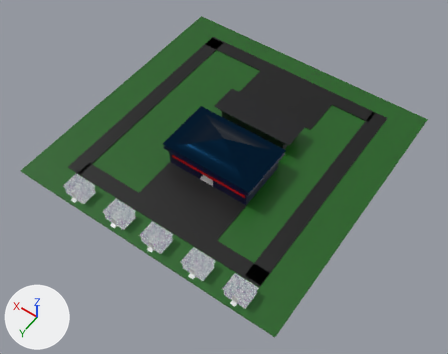
The Blender file citystart.blend: old version first, new version second.
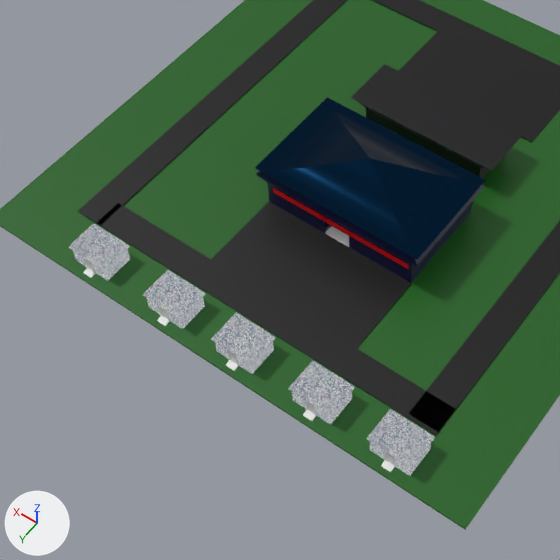
Each version appears first whole from a 50 mm lens placed at (-397.0, 577.0, 805.0), pointed at (-25.0, 55.0, -14.0), and next in a close-up on the part from 6% to 73% of the width and 15% to 100% of the height. Arrows for +X, +Y and +Z are at lower left; the lights stay in place.
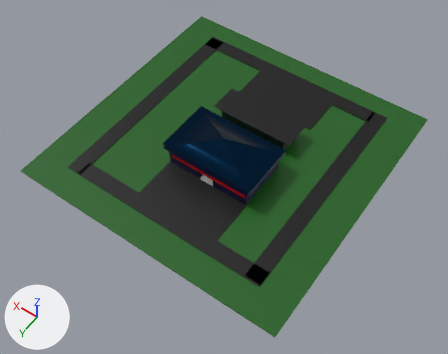
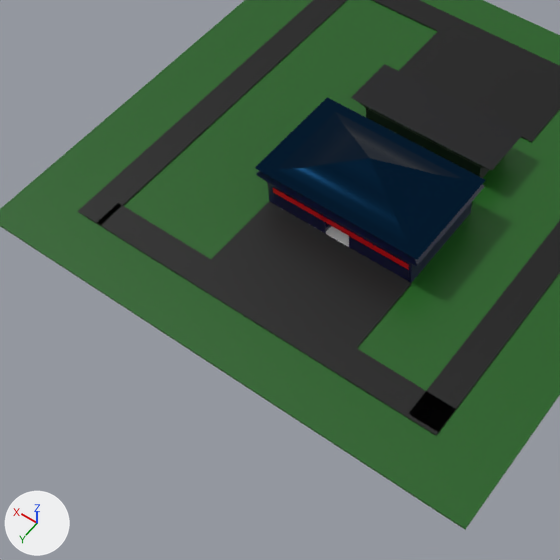
What differs and where, as boxes (x1, y1, x2, y2) in the close-ups (560 x 560 px):
'Cube.034', deleted: before (366, 409, 435, 476)
'Cube.023', deleted: before (288, 361, 355, 425)
'Cube.011', deleted: before (211, 312, 276, 374)
'Cube', deleted: before (143, 270, 206, 329)
'Cube.045', deleted: before (69, 223, 130, 281)
'Cube.042', deleted: before (381, 451, 395, 472)
'Cube.031', deleted: before (303, 401, 317, 421)
'Cube.019', deleted: before (226, 350, 239, 371)
'Cube.008', deleted: before (157, 305, 170, 326)
'Cube.053', deleted: before (84, 258, 96, 278)

The change in detail:
Object 'Cube' (ob_cube) is deleted.
Object 'Cube.008' (ob_cube_008) is deleted.
Object 'Cube.011' (ob_cube_011) is deleted.
Object 'Cube.019' (ob_cube_019) is deleted.
Object 'Cube.023' (ob_cube_023) is deleted.
Object 'Cube.031' (ob_cube_031) is deleted.
Object 'Cube.034' (ob_cube_034) is deleted.
Object 'Cube.042' (ob_cube_042) is deleted.
Object 'Cube.045' (ob_cube_045) is deleted.
Object 'Cube.053' (ob_cube_053) is deleted.
